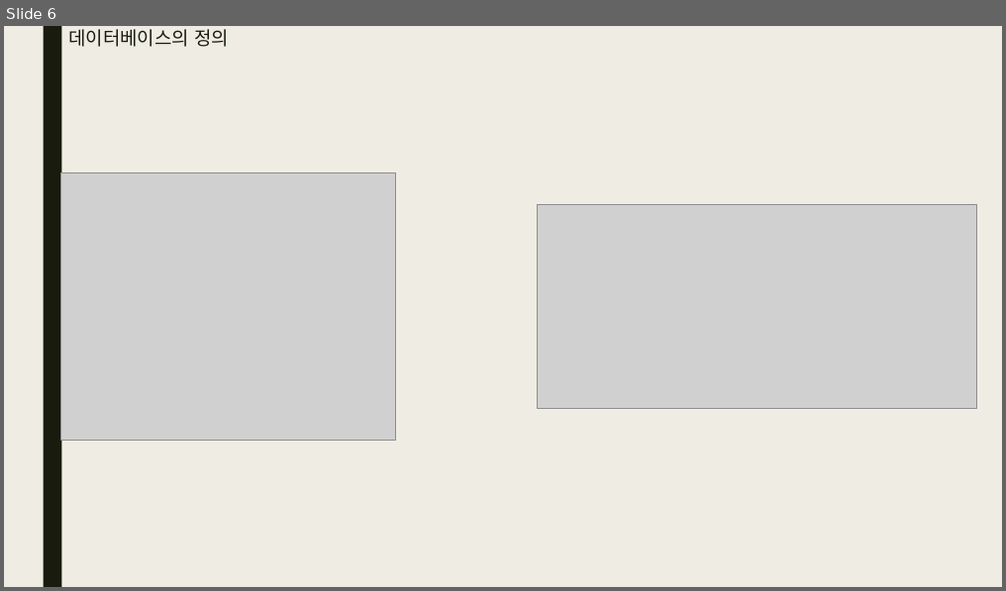
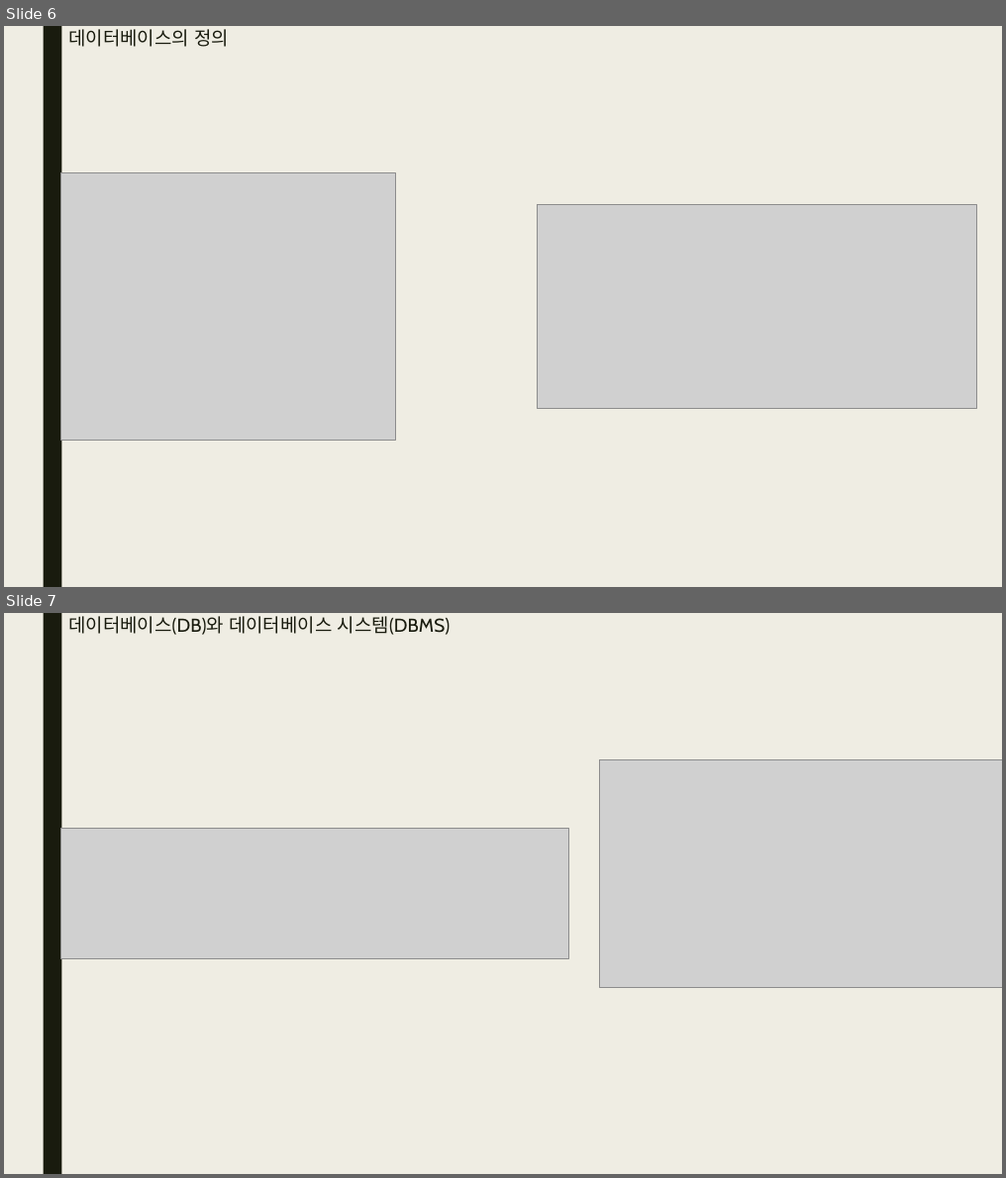
Before and after one commit to bino0130/politec-python, a slide deck: 파이썬 과제/파이썬 12강 과제 남정현.pptx. Shown one above the other, each under a label of ours: slide 6 before the commit, slides 6 and 7 after it. The pictures are 1006x591 and 1006x1178 pixels, drawn with LibreOffice and Linux fonts; fonts in the diff are those of the drawing; grey boxes stand for pictures. Boxes give left, top, right and bottom in pixels: in the first picture for what was removed or moved away, otherwise in the second. Text is boxed around its words. In the diff, an @@ line names an element or a change of style, - is before the commit and + after.

```diff
--- a/파이썬 과제/파이썬 12강 과제 남정현.pptx
+++ b/파이썬 과제/파이썬 12강 과제 남정현.pptx
@@ slide 7 added at (4, 613, 1002, 1174), background #EFEDE3; not listed: 1 template element that a slide beside it also shows @@
@@ title added at (68, 616, 450, 635), 18 pt, text #191B0E @@
+데이터베이스(DB)와 데이터베이스 시스템(DBMS)
@@ picture added at (600, 761, 1002, 987) @@
@@ picture added at (60, 829, 568, 959) @@
```
Also in this commit, not shown: 1 slide changed, 18 other slides added, 6 slides removed.
